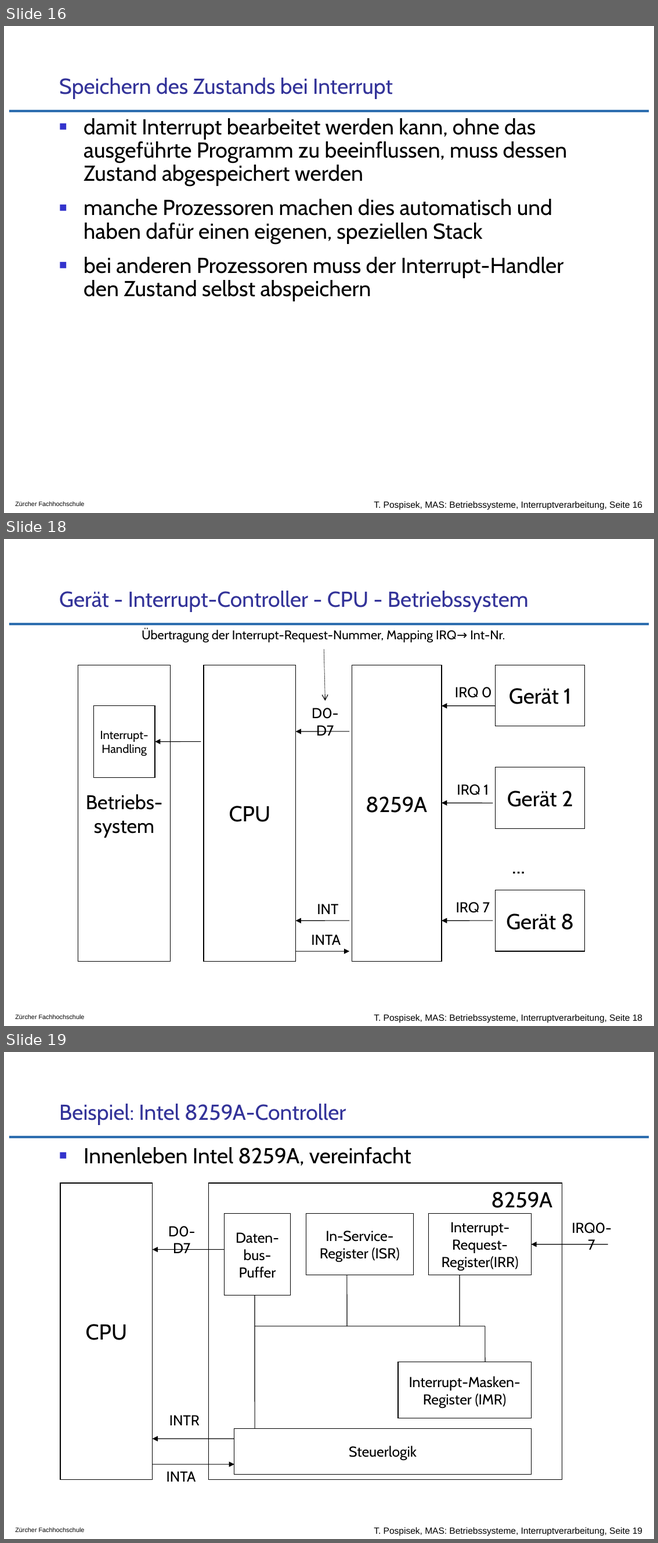
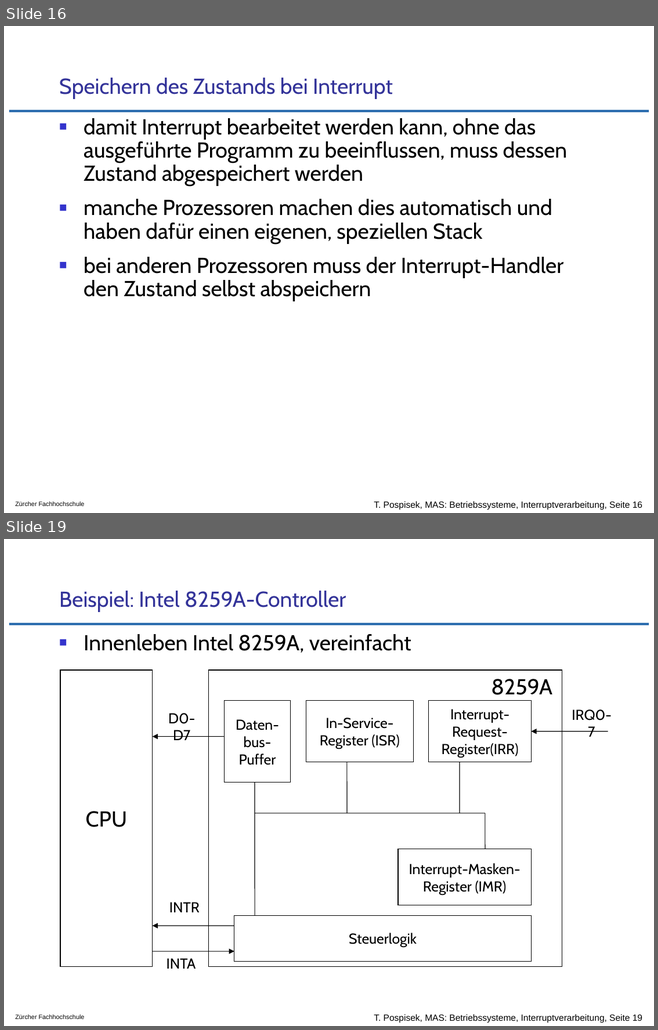
Before and after one commit to tpo/betriebssysteme, a slide deck: 04-3_Interruptverarbeitung_in_Betriebssystemen.odp. Shown one above the other, each under a label of ours: slides 16, 18 and 19 before the commit, slides 16 and 19 after it; the slides between them are not shown. The pictures are 658x1543 and 658x1030 pixels, drawn with LibreOffice and Linux fonts; fonts in the diff are those of the drawing; background and template pictures are left out. Boxes give left, top, right and bottom in pixels: in the first picture for what was removed or moved away, otherwise in the second. Text is boxed around its words. In the diff, an @@ line names an element or a change of style, - is before the commit and + after.

```diff
--- a/04-3_Interruptverarbeitung_in_Betriebssystemen.odp
+++ b/04-3_Interruptverarbeitung_in_Betriebssystemen.odp
@@ slide 18 removed at [4, 539, 654, 1026], background #FFFFFF; not listed: 3 template elements that a slide beside it also shows @@
@@ title removed at [59, 591, 528, 612] @@
-Gerät - Interrupt-Controller - CPU - Betriebssystem
@@ text removed at [141, 629, 505, 643] @@
-Übertragung der Interrupt-Request-Nummer, Mapping IRQ→ Int-Nr.
@@ arrow removed from (324, 649) to (325, 701) @@
@@ rectangle removed at [78, 665, 170, 962] @@
-Betriebs-
-system
@@ rectangle removed at [204, 665, 296, 962] @@
-CPU
@@ rectangle removed at [351, 665, 441, 962] @@
@@ rectangle removed at [495, 665, 585, 726] @@
-Gerät 1
@@ text removed at [455, 687, 492, 698] @@
-IRQ 0
@@ rectangle removed at [94, 706, 155, 777] @@
-Interrupt-
-Handling
@@ text removed at [311, 708, 338, 736] @@
-D0-D7
@@ arrow removed from (518, 706) to (441, 706) @@
@@ arrow removed from (201, 741) to (155, 741) @@
@@ arrow removed from (349, 732) to (296, 732) @@
@@ rectangle removed at [495, 768, 585, 829] @@
-Gerät 2
@@ text removed at [365, 797, 427, 813] @@
-8259A
@@ text removed at [456, 784, 488, 795] @@
-IRQ 1
@@ arrow removed from (492, 803) to (441, 803) @@
@@ text removed at [503, 849, 534, 882] @@
-...
@@ text removed at [317, 904, 338, 914] @@
-INT
@@ text removed at [456, 902, 489, 913] @@
-IRQ 7
@@ rectangle removed at [495, 890, 585, 951] @@
-Gerät 8
@@ arrow removed from (349, 921) to (296, 921) @@
@@ arrow removed from (492, 921) to (441, 921) @@
@@ text removed at [311, 935, 340, 945] @@
-INTA
@@ arrow removed from (265, 951) to (349, 951) @@
```
Also in this commit, not shown: 7 slides changed, 2 slides added, 3 other slides removed.
